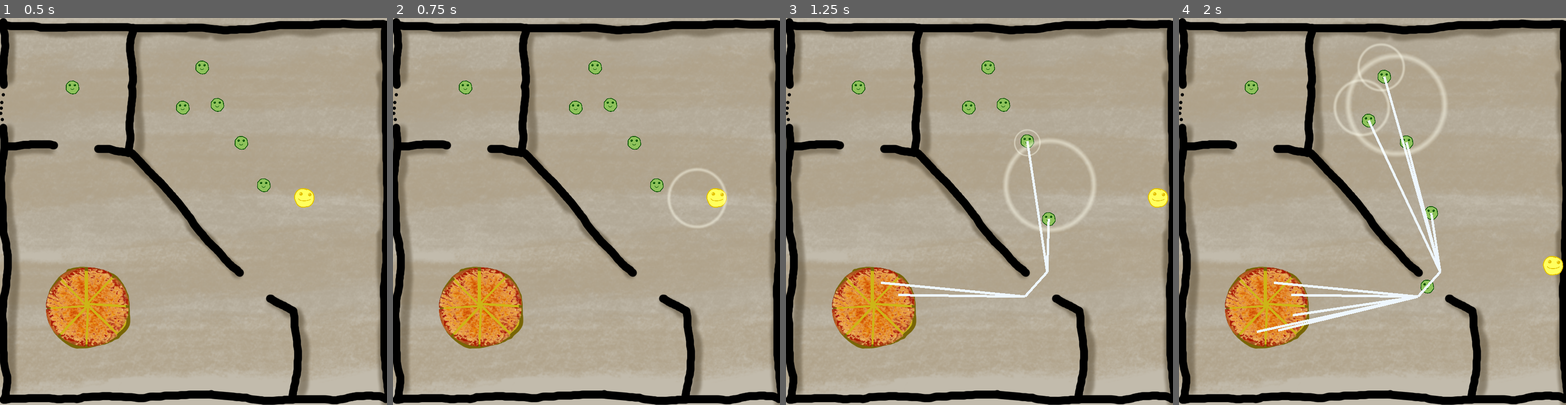
Above: before the commit, frames 1-4 (left to right).
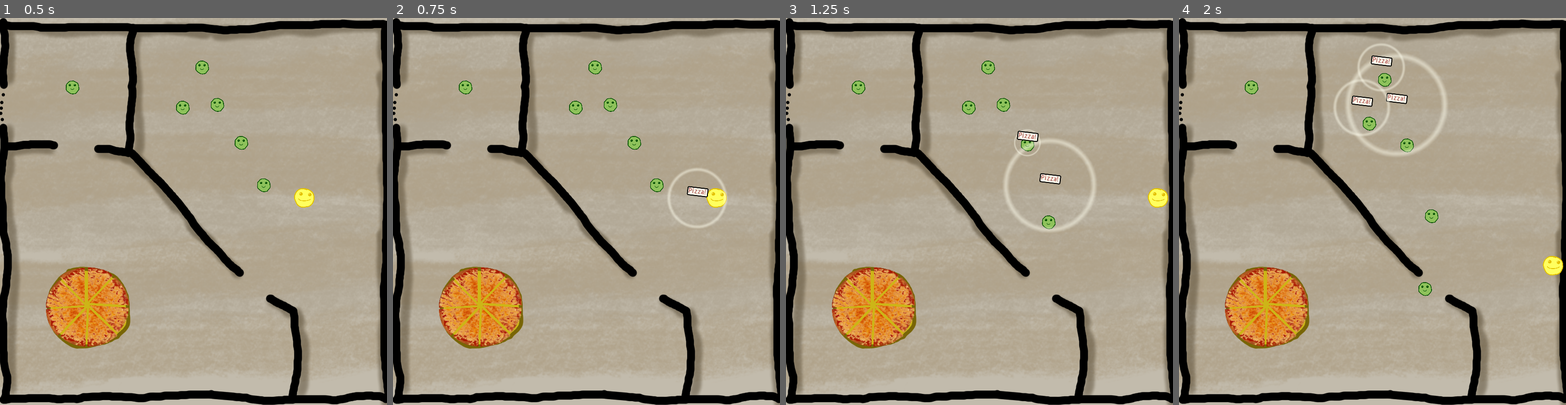
Above: after the commit, the same moments.

Repository: jalarimar/pizza
Game: Godot game, scene res://Level 1.tscn
Two runs of this game, one before a commit and one after it. Both use one fixed random seed, a clock stepped at 60 frames per second and the inputs below.
Inputs (mouse positions are in pixels of both pictures, inside the frame that each line leads up to):
- Up to frame 1 (0.5 s): no input
- Up to frame 2 (0.75 s): tap Enter at 0.5 s; move the mouse to (609, 103) at 0.52 s; hold D (right) from 0.53 s (still down); hold Space (space) from 0.53 s (still down)
- Up to frame 3 (1.25 s): keep holding D (right); keep holding Space (space)
- Up to frame 4 (2 s): move the mouse to (1418, 141) at 1.27 s; release D (right) at 1.28 s; release Space (space) at 1.28 s; hold S (down) from 1.28 s (still down); tap Space (space) at 1.35 s

Frame 1 is identical in both runs. In frame 2, 0.1% of the frame differs, in the area x 75-82%, y 43-47%; in frame 3, 1.1%; in frame 4, 2.6%, in the area x 20-68%, y 9-82%.

Commit message:
rearrange pizza, remove debug paths, make pizza shrink when it is eaten

Diff:
--- a/FriendNavigator.gd
+++ b/FriendNavigator.gd
@@ -1,11 +1,11 @@
 extends Navigation2D
 
-func _draw():
-    for friend in get_tree().get_nodes_in_group("friend"):
-        if friend.is_aware and friend.target:
-            var path = get_simple_path(friend.position, friend.target.position)
-            for i in range(path.size() - 1):
-                draw_line(path[i], path[i+1], Color.aliceblue, 5)
+#func _draw():
+#    for friend in get_tree().get_nodes_in_group("friend"):
+#        if friend.is_aware and friend.target:
+#            var path = get_simple_path(friend.position, friend.target.position)
+#            for i in range(path.size() - 1):
+#                draw_line(path[i], path[i+1], Color.aliceblue, 5)
 
 func _process(delta):
     var pizza_box = get_tree().get_nodes_in_group("pizza_box")[0]
@@ -36,4 +36,4 @@
         var path = get_simple_path(friend.position, target.position)
         if path.size() > 1:
             friend.direction = (path[1] - friend.position).normalized()
-    update()
+#    update()
--- a/Level 1.tscn
+++ b/Level 1.tscn
@@ -2,31 +2,31 @@
 
 [ext_resource path="res://level1.png" type="Texture" id=1]
 [ext_resource path="res://NotificationController.tscn" type="PackedScene" id=2]
-[ext_resource path="res://PizzaBox.gd" type="Script" id=3]
-[ext_resource path="res://person_normal.png" type="Texture" id=4]
-[ext_resource path="res://Pizza.tscn" type="PackedScene" id=5]
-[ext_resource path="res://cheese_pizza1.png" type="Texture" id=6]
-[ext_resource path="res://cheese_pizza2.png" type="Texture" id=7]
-[ext_resource path="res://cheese_pizza3.png" type="Texture" id=8]
-[ext_resource path="res://cheese_pizza4.png" type="Texture" id=9]
-[ext_resource path="res://cheese_pizza5.png" type="Texture" id=10]
-[ext_resource path="res://cheese_pizza6.png" type="Texture" id=11]
-[ext_resource path="res://cheese_pizza7.png" type="Texture" id=12]
-[ext_resource path="res://cheese_pizza8.png" type="Texture" id=13]
-[ext_resource path="res://Player.tscn" type="PackedScene" id=14]
-[ext_resource path="res://Friend.tscn" type="PackedScene" id=15]
-[ext_resource path="res://FriendNavigator.gd" type="Script" id=16]
+[ext_resource path="res://FriendNavigator.gd" type="Script" id=3]
+[ext_resource path="res://PizzaBox.gd" type="Script" id=4]
+[ext_resource path="res://person_normal.png" type="Texture" id=5]
+[ext_resource path="res://Pizza.tscn" type="PackedScene" id=6]
+[ext_resource path="res://cheese_pizza1.png" type="Texture" id=7]
+[ext_resource path="res://cheese_pizza2.png" type="Texture" id=8]
+[ext_resource path="res://cheese_pizza3.png" type="Texture" id=9]
+[ext_resource path="res://cheese_pizza4.png" type="Texture" id=10]
+[ext_resource path="res://cheese_pizza5.png" type="Texture" id=11]
+[ext_resource path="res://cheese_pizza6.png" type="Texture" id=12]
+[ext_resource path="res://cheese_pizza7.png" type="Texture" id=13]
+[ext_resource path="res://cheese_pizza8.png" type="Texture" id=14]
+[ext_resource path="res://Player.tscn" type="PackedScene" id=15]
+[ext_resource path="res://Friend.tscn" type="PackedScene" id=16]
+
+[sub_resource type="NavigationPolygon" id=1]
+vertices = PoolVector2Array( 264, 27, 261, 264, 167, 242, 16, 29, 590, 778, 19, 776, 15, 274, 137, 294, 604, 703, 136, 239, 19, 253, 166, 295, 494, 576, 283, 24, 786, 23, 793, 773, 621, 597, 635, 783, 554, 541, 540, 525, 515, 586, 595, 615, 264, 289, 281, 274 )
+polygons = [ PoolIntArray( 0, 1, 2, 3 ), PoolIntArray( 4, 5, 6, 7, 8 ), PoolIntArray( 9, 10, 3 ), PoolIntArray( 9, 3, 2 ), PoolIntArray( 7, 9, 2, 11 ), PoolIntArray( 8, 7, 11, 12 ), PoolIntArray( 13, 14, 15, 16 ), PoolIntArray( 15, 17, 16 ), PoolIntArray( 13, 16, 18, 19 ), PoolIntArray( 20, 21, 8 ), PoolIntArray( 11, 22, 12 ), PoolIntArray( 20, 8, 12 ), PoolIntArray( 20, 12, 19, 18 ), PoolIntArray( 13, 19, 23 ) ]
+outlines = [ PoolVector2Array( 16, 29, 264, 27, 261, 264, 167, 242, 166, 295, 264, 289, 494, 576, 540, 525, 281, 274, 283, 24, 786, 23, 793, 773, 635, 783, 621, 597, 554, 541, 515, 586, 595, 615, 604, 703, 590, 778, 19, 776, 15, 274, 137, 294, 136, 239, 19, 253 ) ]
 
 [sub_resource type="CircleShape2D" id=2]
 radius = 77.214
 
 [sub_resource type="CircleShape2D" id=3]
 radius = 98.2222
-
-[sub_resource type="NavigationPolygon" id=1]
-vertices = PoolVector2Array( 264, 27, 261, 264, 167, 242, 16, 29, 590, 778, 19, 776, 15, 274, 137, 294, 604, 703, 136, 239, 19, 253, 166, 295, 494, 576, 283, 24, 786, 23, 793, 773, 621, 597, 635, 783, 554, 541, 540, 525, 515, 586, 595, 615, 264, 289, 281, 274 )
-polygons = [ PoolIntArray( 0, 1, 2, 3 ), PoolIntArray( 4, 5, 6, 7, 8 ), PoolIntArray( 9, 10, 3 ), PoolIntArray( 9, 3, 2 ), PoolIntArray( 7, 9, 2, 11 ), PoolIntArray( 8, 7, 11, 12 ), PoolIntArray( 13, 14, 15, 16 ), PoolIntArray( 15, 17, 16 ), PoolIntArray( 13, 16, 18, 19 ), PoolIntArray( 20, 21, 8 ), PoolIntArray( 11, 22, 12 ), PoolIntArray( 20, 8, 12 ), PoolIntArray( 20, 12, 19, 18 ), PoolIntArray( 13, 19, 23 ) ]
-outlines = [ PoolVector2Array( 16, 29, 264, 27, 261, 264, 167, 242, 166, 295, 264, 289, 494, 576, 540, 525, 281, 274, 283, 24, 786, 23, 793, 773, 635, 783, 621, 597, 554, 541, 515, 586, 595, 615, 604, 703, 590, 778, 19, 776, 15, 274, 137, 294, 136, 239, 19, 253 ) ]
 
 [node name="Level 1" type="Node2D"]
 
@@ -36,6 +36,12 @@
 texture = ExtResource( 1 )
 
 [node name="NotificationController" parent="." instance=ExtResource( 2 )]
+
+[node name="NavigationController" type="Navigation2D" parent="."]
+script = ExtResource( 3 )
+
+[node name="NavigationPolygonInstance2" type="NavigationPolygonInstance" parent="NavigationController"]
+navpoly = SubResource( 1 )
 
 [node name="Walls2" type="StaticBody2D" parent="."]
 
@@ -62,97 +68,91 @@
 
 [node name="Sprite" type="Sprite" parent="Pizza/PizzaBox"]
 scale = Vector2( 0.767777, 0.767777 )
-texture = ExtResource( 4 )
+texture = ExtResource( 5 )
 
-[node name="Pizza" parent="Pizza" instance=ExtResource( 5 )]
+[node name="Pizza" parent="Pizza" instance=ExtResource( 6 )]
 editor/display_folded = true
 position = Vector2( 195.878, 547.192 )
 
 [node name="cheese_pizza1" type="Sprite" parent="Pizza/Pizza"]
 position = Vector2( -89.3305, 223.904 )
-texture = ExtResource( 6 )
+texture = ExtResource( 7 )
 
-[node name="Pizza2" parent="Pizza" instance=ExtResource( 5 )]
+[node name="Pizza2" parent="Pizza" instance=ExtResource( 6 )]
 editor/display_folded = true
 position = Vector2( 232.262, 572.693 )
 
 [node name="cheese_pizza2" type="Sprite" parent="Pizza/Pizza2"]
 position = Vector2( -256.193, 108.184 )
-texture = ExtResource( 7 )
+texture = ExtResource( 8 )
 
-[node name="Pizza3" parent="Pizza" instance=ExtResource( 5 )]
+[node name="Pizza3" parent="Pizza" instance=ExtResource( 6 )]
 editor/display_folded = true
 position = Vector2( 234.935, 614.595 )
 
 [node name="cheese_pizza3" type="Sprite" parent="Pizza/Pizza3"]
 position = Vector2( -272.036, -78.2795 )
-texture = ExtResource( 8 )
+texture = ExtResource( 9 )
 
-[node name="Pizza4" parent="Pizza" instance=ExtResource( 5 )]
+[node name="Pizza4" parent="Pizza" instance=ExtResource( 6 )]
 editor/display_folded = true
 position = Vector2( 205.031, 645.76 )
 
 [node name="cheese_pizza4" type="Sprite" parent="Pizza/Pizza4"]
 position = Vector2( -124.268, -208.085 )
-texture = ExtResource( 9 )
+texture = ExtResource( 10 )
 
-[node name="Pizza5" parent="Pizza" instance=ExtResource( 5 )]
+[node name="Pizza5" parent="Pizza" instance=ExtResource( 6 )]
 editor/display_folded = true
 position = Vector2( 160.608, 648.704 )
 
 [node name="cheese_pizza5" type="Sprite" parent="Pizza/Pizza5"]
 position = Vector2( 78.9045, -220.774 )
-texture = ExtResource( 10 )
+texture = ExtResource( 11 )
 
-[node name="Pizza6" parent="Pizza" instance=ExtResource( 5 )]
+[node name="Pizza6" parent="Pizza" instance=ExtResource( 6 )]
 editor/display_folded = true
 position = Vector2( 129.888, 621.619 )
 
 [node name="cheese_pizza6" type="Sprite" parent="Pizza/Pizza6"]
 position = Vector2( 209.336, -91.2314 )
-texture = ExtResource( 11 )
+texture = ExtResource( 12 )
 
-[node name="Pizza7" parent="Pizza" instance=ExtResource( 5 )]
+[node name="Pizza7" parent="Pizza" instance=ExtResource( 6 )]
 editor/display_folded = true
 position = Vector2( 130.58, 576.95 )
 
 [node name="cheese_pizza7" type="Sprite" parent="Pizza/Pizza7"]
 position = Vector2( 203.293, 115.577 )
-texture = ExtResource( 12 )
+texture = ExtResource( 13 )
 
-[node name="Pizza8" parent="Pizza" instance=ExtResource( 5 )]
+[node name="Pizza8" parent="Pizza" instance=ExtResource( 6 )]
 editor/display_folded = true
 position = Vector2( 158.256, 546.576 )
 
 [node name="cheese_pizza8" type="Sprite" parent="Pizza/Pizza8"]
 position = Vector2( 64.3373, 233.318 )
-texture = ExtResource( 13 )
+texture = ExtResource( 14 )
 
-[node name="Player" parent="." instance=ExtResource( 14 )]
+[node name="Player" parent="." instance=ExtResource( 15 )]
 position = Vector2( 628.84, 372.156 )
 
-[node name="Friend" parent="." instance=ExtResource( 15 )]
+[node name="Friend" parent="." instance=ExtResource( 16 )]
 position = Vector2( 449.352, 179.25 )
 
-[node name="Friend3" parent="." instance=ExtResource( 15 )]
+[node name="Friend3" parent="." instance=ExtResource( 16 )]
 position = Vector2( 498.827, 257.794 )
 
-[node name="Friend4" parent="." instance=ExtResource( 15 )]
+[node name="Friend4" parent="." instance=ExtResource( 16 )]
 position = Vector2( 545.294, 345.359 )
 
-[node name="Friend5" parent="." instance=ExtResource( 15 )]
+[node name="Friend5" parent="." instance=ExtResource( 16 )]
 position = Vector2( 377.753, 184.978 )
 
-[node name="Friend6" parent="." instance=ExtResource( 15 )]
+[node name="Friend6" parent="." instance=ExtResource( 16 )]
 position = Vector2( 417.849, 101.923 )
 
-[node name="Friend2" parent="." instance=ExtResource( 15 )]
+[node name="Friend2" parent="." instance=ExtResource( 16 )]
 position = Vector2( 149.772, 143.194 )
 
-[node name="NavigationController" type="Navigation2D" parent="."]
-script = ExtResource( 16 )
-
-[node name="NavigationPolygonInstance2" type="NavigationPolygonInstance" parent="NavigationController"]
-navpoly = SubResource( 1 )
-
 [connection signal="body_entered" from="Pizza/PizzaBox" to="Pizza/PizzaBox" method="on_body_enter"]
--- a/Notification.tscn
+++ b/Notification.tscn
@@ -1,10 +1,23 @@
-[gd_scene load_steps=4 format=2]
+[gd_scene load_steps=5 format=2]
 
 [ext_resource path="res://Notification.gd" type="Script" id=1]
 [ext_resource path="res://soundwave.png" type="Texture" id=2]
 
 [sub_resource type="CircleShape2D" id=1]
 resource_local_to_scene = true
+
+[sub_resource type="StyleBoxFlat" id=2]
+bg_color = Color( 1, 0.996078, 0.937255, 1 )
+border_width_left = 2
+border_width_top = 2
+border_width_right = 2
+border_width_bottom = 2
+border_color = Color( 0, 0, 0, 1 )
+corner_radius_top_left = 2
+corner_radius_top_right = 2
+corner_radius_bottom_right = 2
+corner_radius_bottom_left = 2
+corner_detail = 4
 
 [node name="Notification" type="Area2D"]
 script = ExtResource( 1 )
@@ -17,3 +30,20 @@
 shape = SubResource( 1 )
 
 [node name="Tween" type="Tween" parent="."]
+
+[node name="PizzaSpeech" type="Control" parent="."]
+margin_left = -19.5339
+margin_top = -22.7467
+margin_right = 20.4661
+margin_bottom = 17.2533
+
+[node name="Label" type="Label" parent="PizzaSpeech"]
+margin_left = 0.771072
+margin_top = -1.54214
+margin_right = 43.7711
+margin_bottom = 16.4579
+rect_rotation = 6.90672
+custom_styles/normal = SubResource( 2 )
+custom_colors/font_color = Color( 0.67451, 0.192157, 0.192157, 1 )
+custom_colors/font_outline_modulate = Color( 0, 0, 0, 1 )
+text = "Pizza!"
--- a/Pizza.gd
+++ b/Pizza.gd
@@ -5,6 +5,7 @@
 
 func be_eaten(pos):
     $Tween.interpolate_property(self, "position", position, pos, 1, Tween.TRANS_CUBIC, Tween.EASE_IN)
+    $Tween.interpolate_property(self, "scale", scale, scale * 0.1, 1, Tween.TRANS_CUBIC, Tween.EASE_IN)
     $Tween.start()
     yield($Tween, "tween_completed")
     emit_signal("eaten")
Not shown: 1 places in Level 1.tscn that only renumber resources
